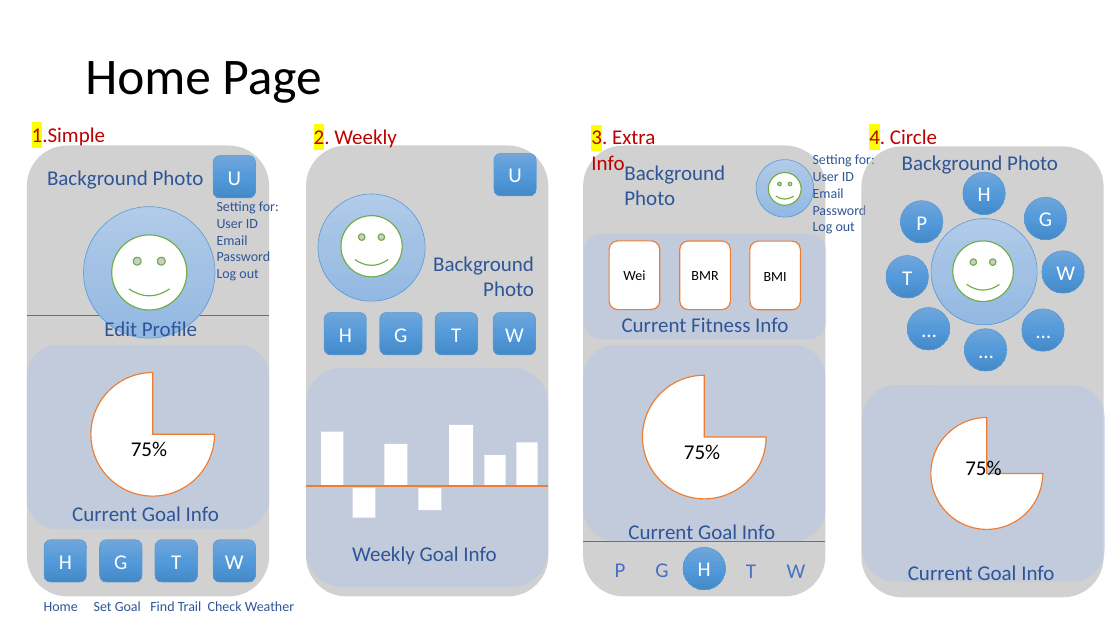
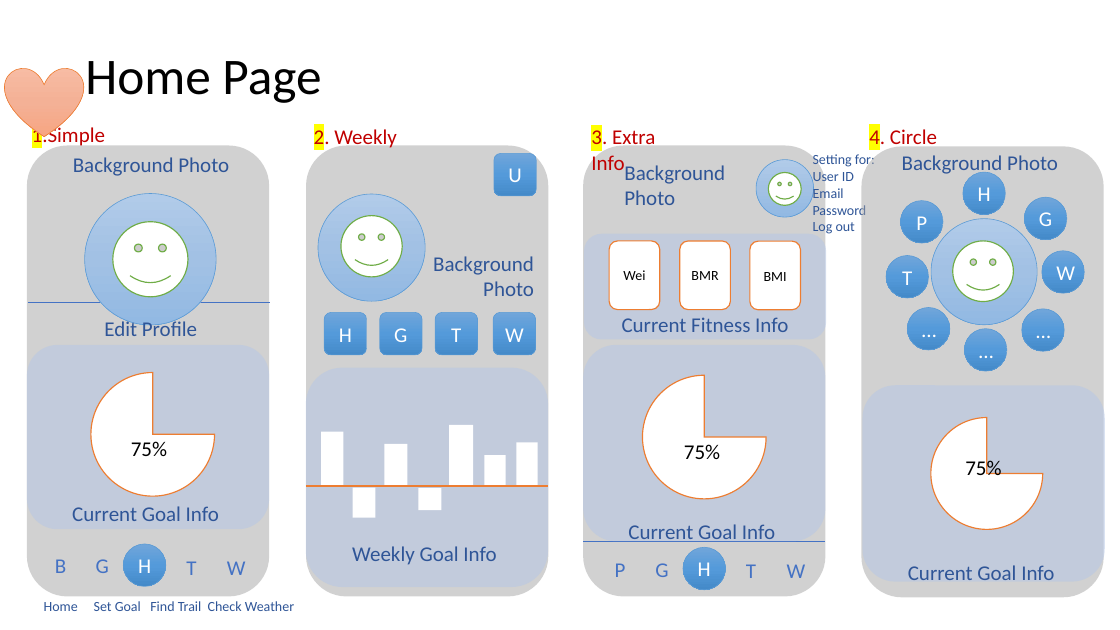
Before and after one commit to kristiecolton/kbbq, a slide deck: slide 3 of Design_Structure_1.pptx. Drawn at 1120x630 pixels with LibreOffice and Linux fonts; fonts in the diff are those of the drawing. Boxes give left, top, right and bottom in pixels: in the first picture for what was removed or moved away, otherwise in the second. Text is boxed around its words. In the diff, an @@ line names an element or a change of style, - is before the commit and + after.

Commit message:
design structure voted

```diff
--- a/Design_Structure_1.pptx
+++ b/Design_Structure_1.pptx
@@ heart added at [5, 67, 84, 136], fill gradient #F7BDA5 to #F5B196 to #F8A582, outline #ED7D31 0.5 pt @@
@@ text "Background Photo": place and size @@
-text "Background Photo" at [47, 170, 204, 189]
+text "Background Photo" at [73, 157, 229, 176]
@@ rounded rectangle removed at [213, 155, 256, 198] @@
-U
@@ text removed at [217, 199, 279, 281] @@
-Setting for:
-User ID
-Email
-Password
-Log out
@@ 1 smiley face, 1 ellipse, 1 line: place and size @@
-1 smiley face, 1 ellipse, 1 line at [27, 207, 269, 339]
+1 smiley face, 1 ellipse, 1 line at [28, 193, 271, 325]
@@ ellipse added at [42, 549, 76, 582], 18 pt, text #4472C4 @@
+B
@@ text colour #FFFFFF to #4472C4; rounded rectangle to ellipse; fill gradient #71A6DB to #559BDB to #448ACA to none; outline #5B9BD5 0.5 pt to none in 3 elements at [213, 550, 247, 584], [173, 550, 207, 584], [82, 549, 116, 582] @@
@@ ellipse "G": place and size @@
-ellipse "G" at [100, 539, 143, 582]
+ellipse "G" at [82, 549, 116, 582]
@@ ellipse "H": place and size @@
-ellipse "H" at [44, 539, 87, 582]
+ellipse "H" at [124, 544, 166, 587]
@@ ellipse "H" at [124, 544, 166, 587]: rounded rectangle to ellipse @@
@@ ellipse "T": place and size @@
-ellipse "T" at [155, 539, 198, 582]
+ellipse "T" at [173, 550, 207, 584]
@@ ellipse "W": place and size @@
-ellipse "W" at [213, 539, 256, 582]
+ellipse "W" at [213, 550, 247, 584]
```
Also in this commit, not shown: 3 other slides changed.
